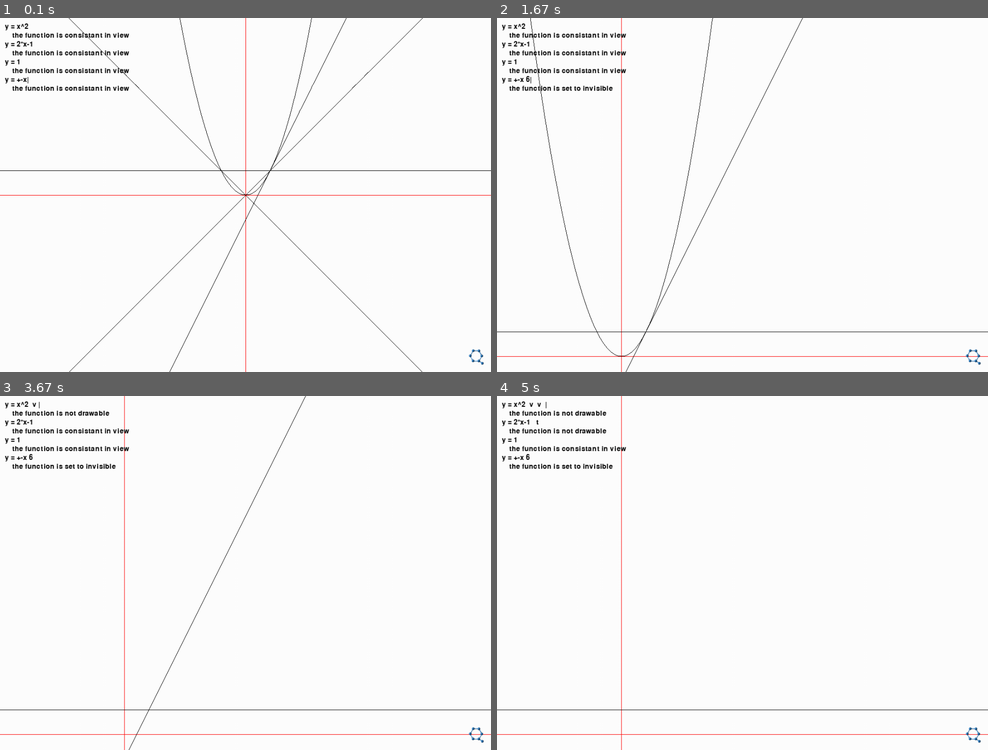
Above: before the commit, frames 1-4 (two rows, left to right).
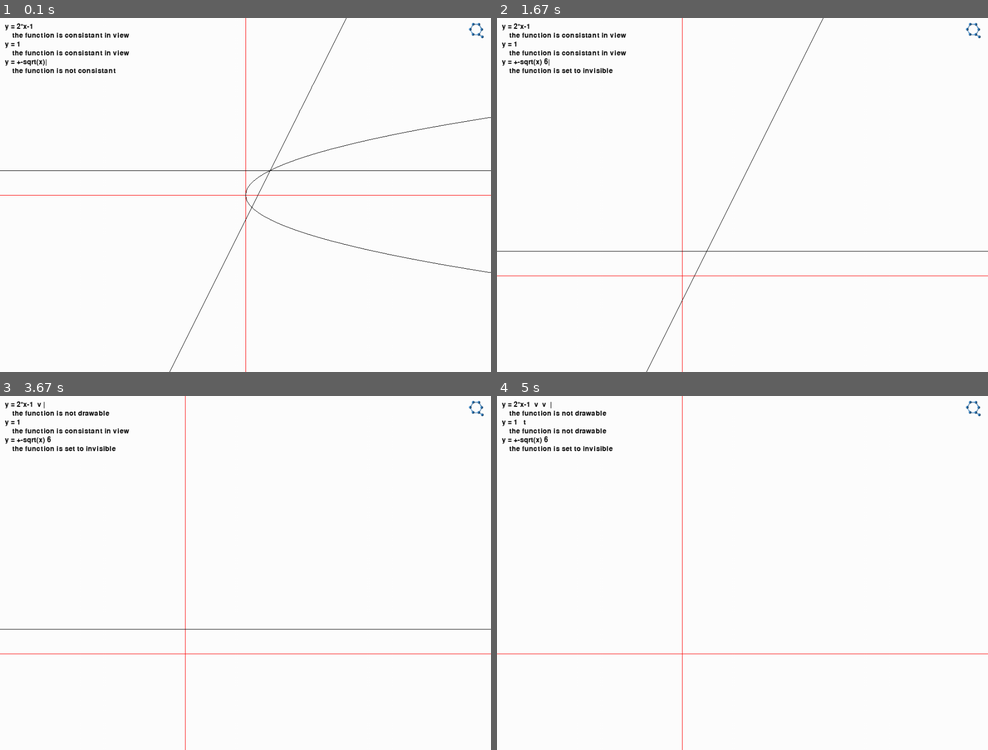
Above: after the commit, the same moments.

Repository: Quark-Games/YEquals
Game: pygame game, started from func_sim.py
Same seed, same stepped clock (60 frames per second), same inputs: the game is played once before the commit and once after it.
Inputs (mouse positions are in pixels of both pictures, inside the frame that each line leads up to):
- Up to frame 1 (0.1 s): no input
- Up to frame 2 (1.67 s): press the mouse at (978, 25) at 0.37 s; move the mouse to (914, 106) at 0.47 s; release the mouse at (855, 187) at 0.6 s; tap Space at 0.67 s; tap Enter at 1 s; tap 6 at 1.33 s
- Up to frame 3 (3.67 s): hold Right 1.67-2.13 s; hold Up 2.17-2.63 s; hold Right 2.67-3.13 s; tap Space at 2.73, 3.03, 3.23, 3.53 s; hold Left from 3.17 s (still down); tap V at 3.32 s
- Up to frame 4 (5 s): release Left at 3.7 s; hold Down 3.73-4.03 s; tap Space at 3.8, 4.13, 4.43, 4.57, 4.97 s; tap T at 3.88 s; hold Left 4.07-4.47 s; hold Up 4.5-4.87 s; tap V at 4.65 s; hold Right from 4.9 s (still down)

The runs differ from the first frame. In frame 1, 1.6% of the frame differs, in the area x 1-100%, y 0-100%; in frame 2, 3.1%, in the area x 0-100%, y 0-100%; in frame 3, 2.5%; in frame 4, 2.0%.

Commit message:
logo on top right corner

Diff:
--- a/func_sim.py
+++ b/func_sim.py
@@ -32,7 +32,8 @@
 ALTS = ((K_v, '√'),
         (K_p, 'π'),
         (K_t, '±'))
-SHIFTS = ((K_6, "^"),
+SHIFTS = ((K_5, "%"),
+          (K_6, "^"),
           (K_8, '*'),
           (K_9, '('),
           (K_0, ')'),
@@ -278,7 +279,7 @@
         # reset
         message.reset()
         func = Func.active
-        corner = pygame.Rect(display_width - 45, display_height - 46, 45, 46)
+        corner = pygame.Rect(display_width - 45, 0, 45, 36)
 
         # keyboard controls
         for event in pygame.event.get():
@@ -375,7 +376,7 @@
         for func in Func.family:
             func.draw()
         message.show_delayed()
-        display.blit(logo_img, (display_width - 45, display_height - 46))
+        display.blit(logo_img, (display_width - 45, 10))
 
         pygame.display.flip()
 
@@ -391,7 +392,7 @@
     message.indent()
     for shortcut in shortcuts:
         message.put(display, shortcut)
-    display.blit(logo_img, (display_width - 45, display_height - 46))
+    display.blit(logo_img, (display_width - 45, 10))
     pygame.display.flip()
 
     show = True
@@ -401,7 +402,7 @@
                 display_width, display_height = event.w, event.h
                 pygame.display.set_mode((event.w, event.h), RESIZABLE)
         mouse_pos = pygame.mouse.get_pos()
-        corner = pygame.Rect(display_width - 45, display_height - 46, 45, 46)
+        corner = pygame.Rect(display_width - 45, 0, 45, 46)
         if not corner.collidepoint(mouse_pos):
             show = not show
         clock.tick(FPS)
Not shown, changed: assets/data
